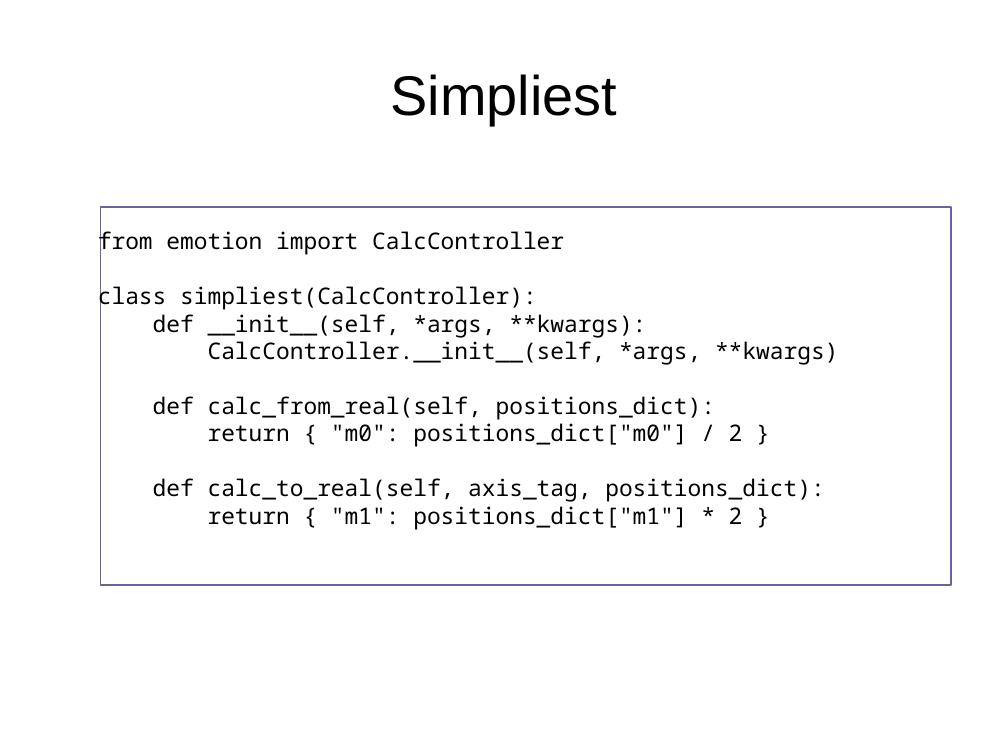
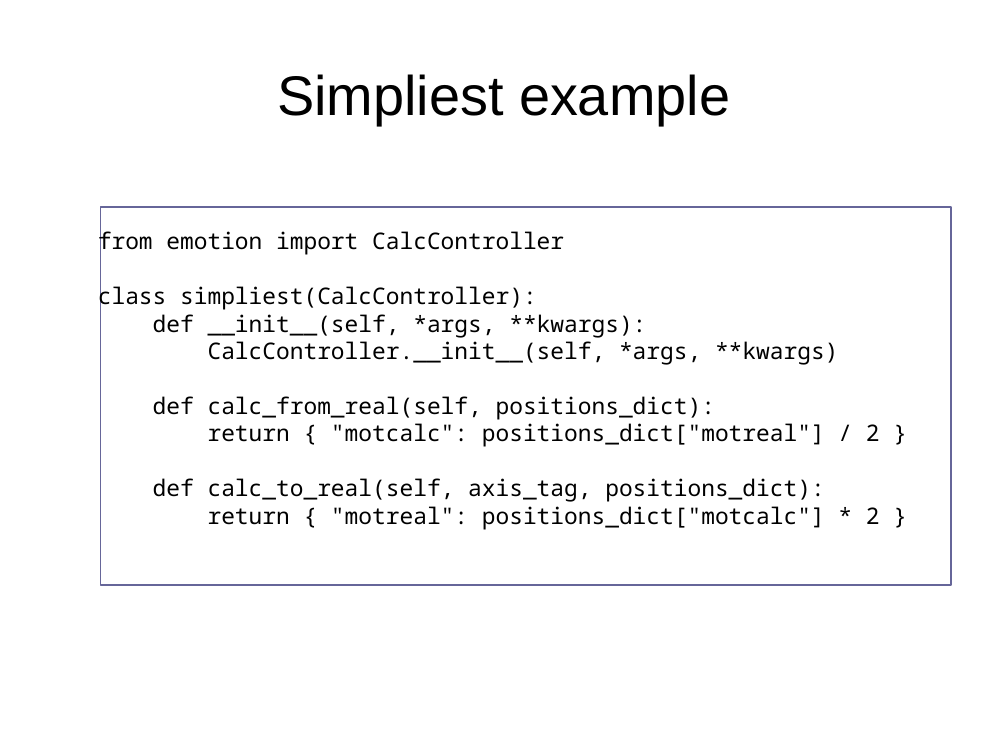
Before and after one commit to ESRF-BCU/emotion, a slide deck: slide 4 of doc/presentations/calculational_controllers.odp (slide 3 before the commit). Drawn at 1008x756 pixels with LibreOffice and Linux fonts; fonts in the diff are those of the drawing. Boxes give left, top, right and bottom in pixels: in the first picture for what was removed or moved away, otherwise in the second. Text is boxed around its words. In the diff, an @@ line names an element or a change of style, - is before the commit and + after.

```diff
--- a/doc/presentations/calculational_controllers.odp
+++ b/doc/presentations/calculational_controllers.odp
@@ title at (277, 74, 730, 125): text changed @@
-Simpliest
+Simpliest example
@@ text in rectangle at (208, 423, 880, 447): text changed @@
-return { "m0": positions_dict["m0"] / 2 }
+return { "motcalc": positions_dict["motreal"] / 2 }
@@ text in rectangle at (208, 506, 880, 530): text changed @@
-return { "m1": positions_dict["m1"] * 2 }
+return { "motreal": positions_dict["motcalc"] * 2 }
```
Also in this commit, not shown: 2 other slides changed, 3 slides added.
